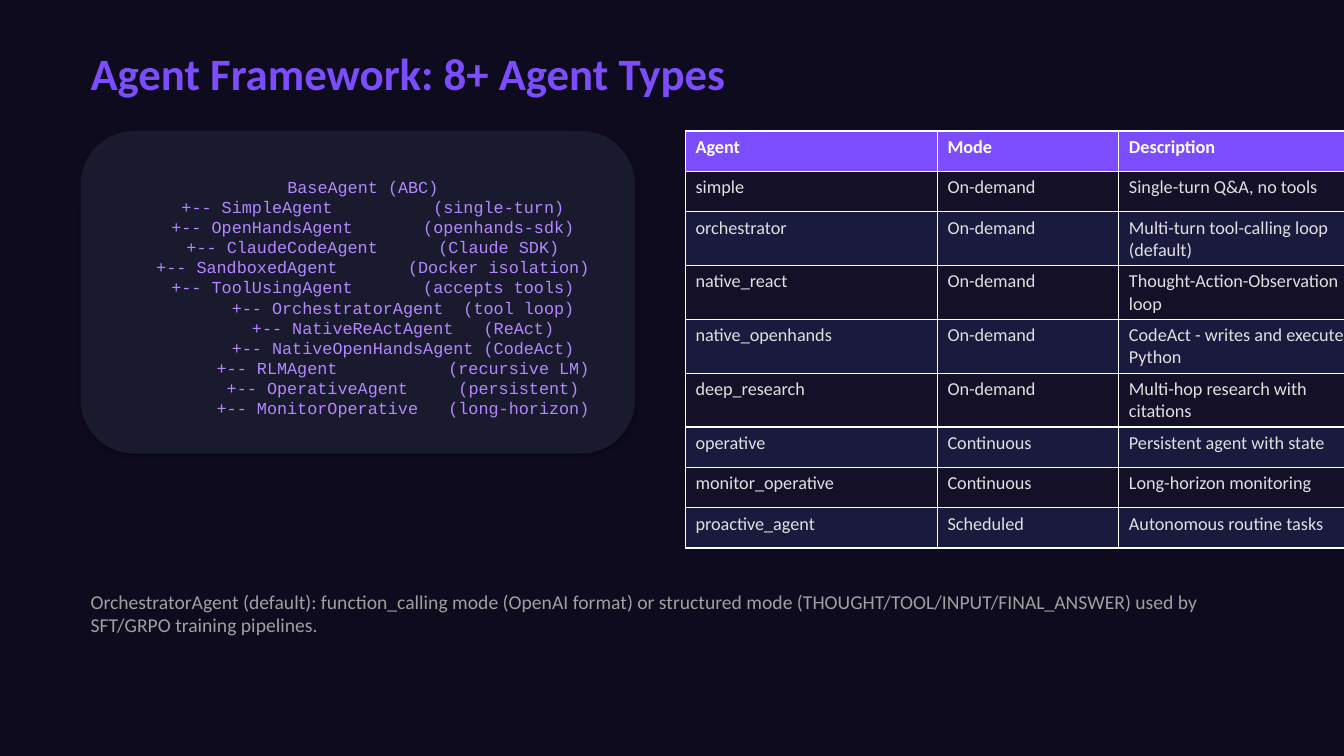
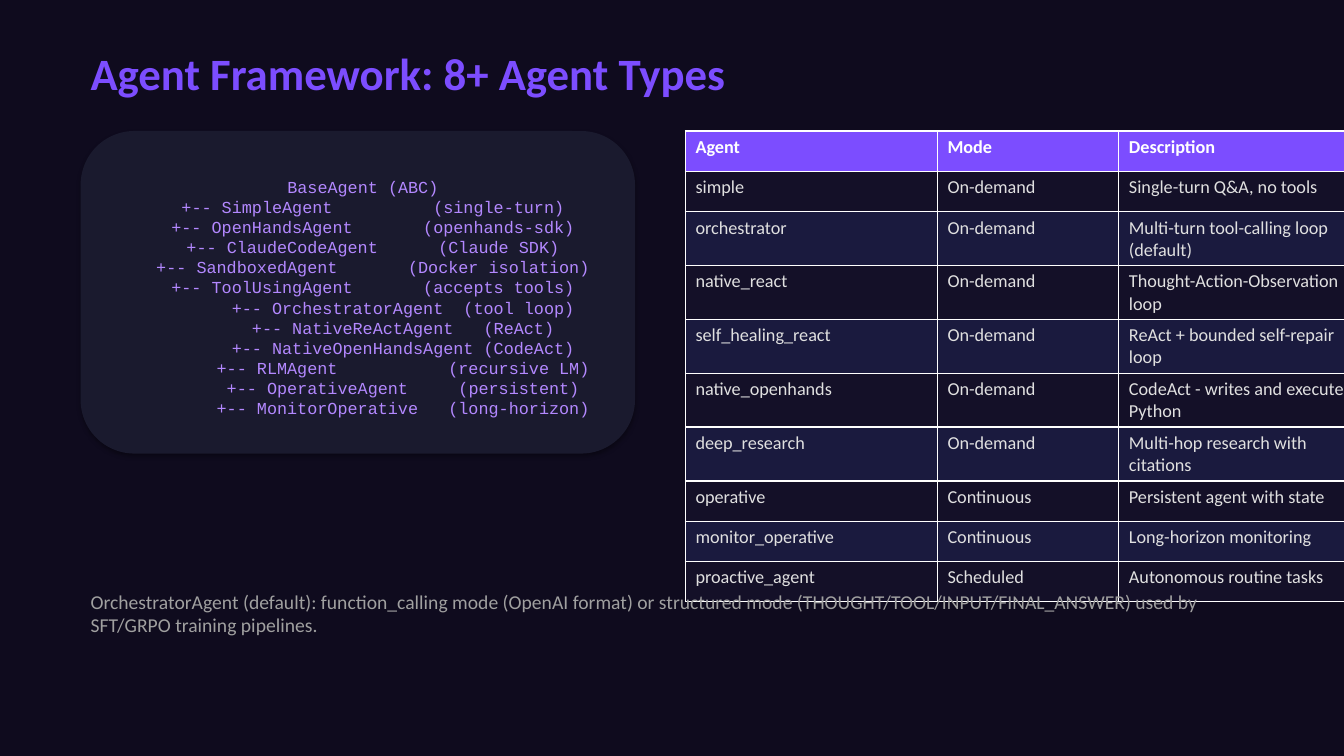
Before and after one commit to Hamza35779/NOVA-AI, a slide deck: slide 5 of docs/proposal/NOVA_AI_Technical_Presentation.pptx. Drawn at 1344x756 pixels with LibreOffice and Linux fonts; fonts in the diff are those of the drawing. Boxes give left, top, right and bottom in pixels: in the first picture for what was removed or moved away, otherwise in the second. Text is boxed around its words. In the diff, an @@ line names an element or a change of style, - is before the commit and + after.

```diff
--- a/docs/proposal/NOVA_AI_Technical_Presentation.pptx
+++ b/docs/proposal/NOVA_AI_Technical_Presentation.pptx
@@ table at (x1=686, y1=131, x2=1344, y2=590) @@
+row 5: self_healing_react | On-demand | ReAct + bounded self-repair loop
```
Also in this commit, not shown: 2 other slides changed, 5 other files.
